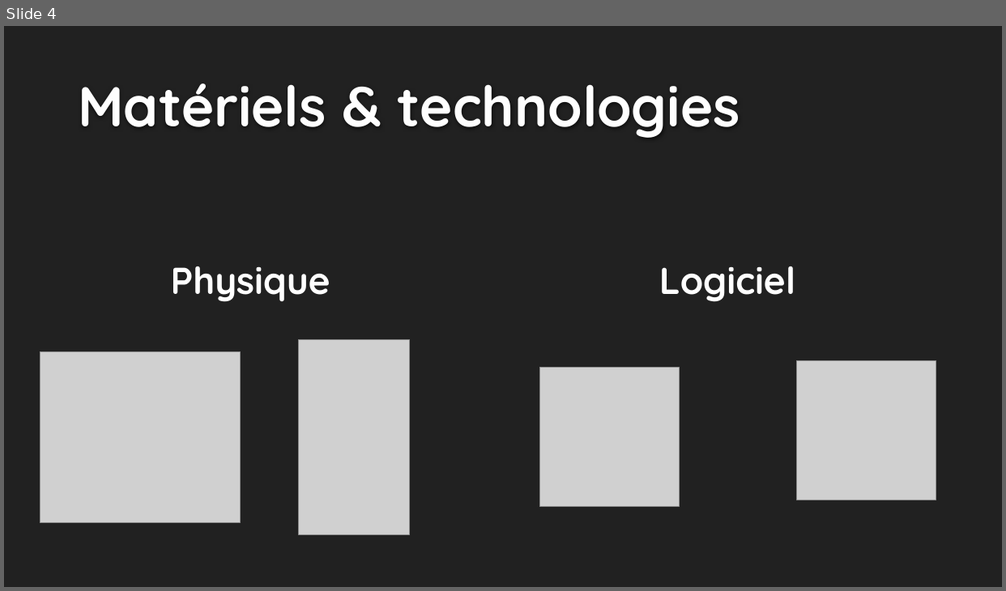
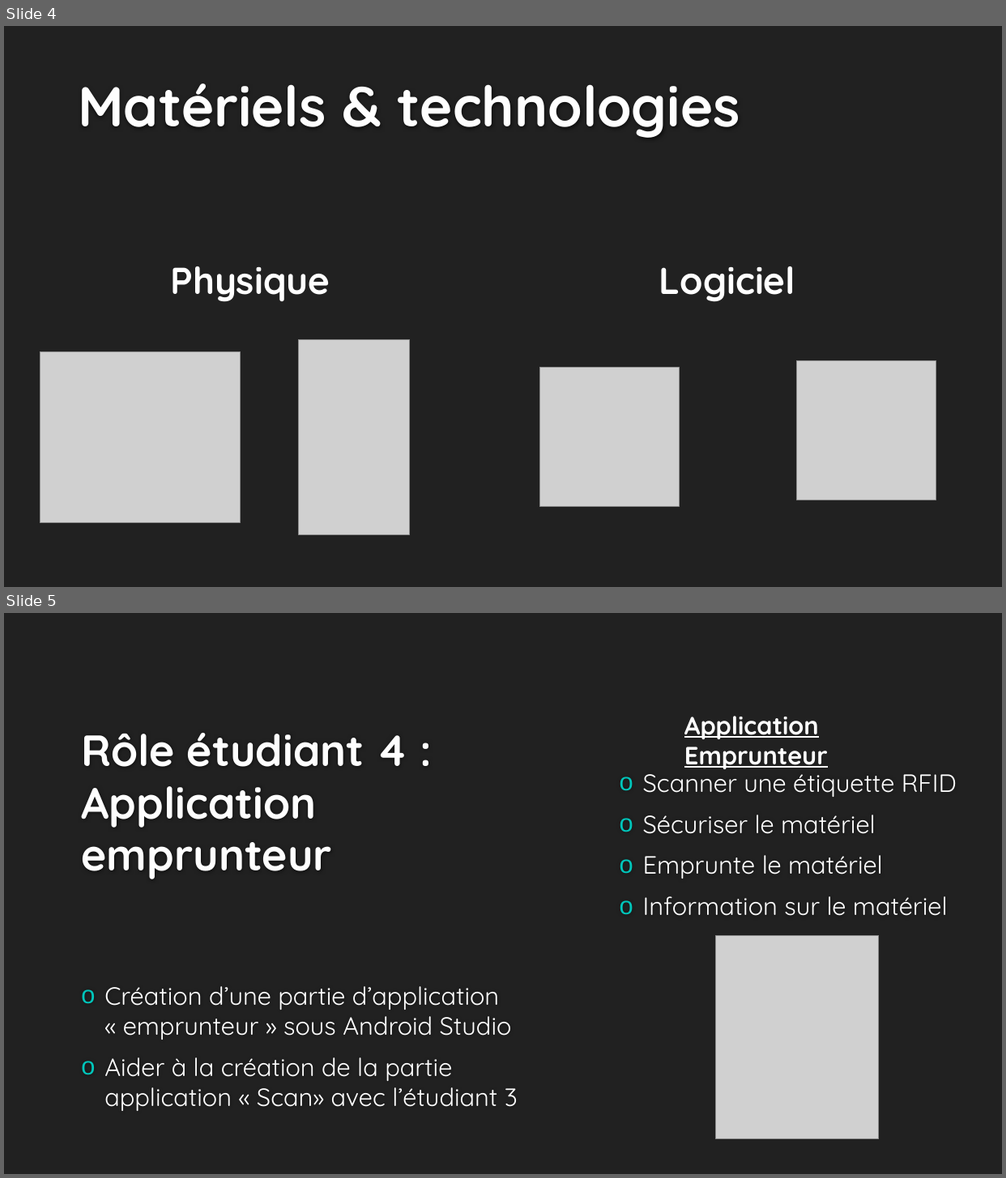
Before and after one commit to Wyrrain/Projet_Bts, a slide deck: Revue n1/Presentation du projet SFL2 (Pierre).pptx. Shown one above the other, each under a label of ours: slide 4 before the commit, slides 4 and 5 after it. The pictures are 1006x591 and 1006x1178 pixels, drawn with LibreOffice and Linux fonts; fonts in the diff are those of the drawing; grey boxes stand for pictures; background and template pictures are left out. Boxes give left, top, right and bottom in pixels: in the first picture for what was removed or moved away, otherwise in the second. Text is boxed around its words. In the diff, an @@ line names an element or a change of style, - is before the commit and + after.

```diff
--- a/Revue n1/Presentation du projet SFL2 (Pierre).pptx
+++ b/Revue n1/Presentation du projet SFL2 (Pierre).pptx
@@ slide 5 added at (4, 613, 1002, 1174), background #212121 @@
@@ title added at (81, 733, 407, 879), 42 pt, text #FEFEFE, bold @@
+Rôle étudiant 4 :
+Application emprunteur
@@ text added at (684, 716, 828, 769), 24 pt, text #FFFFFF, bold, underline @@
+Application Emprunteur
@@ text added at (643, 766, 957, 916), 24 pt, text #FFFFFF @@
+o Scanner une étiquette RFID
+o Sécuriser le matériel
+o Emprunte le matériel
+o Information sur le matériel
@@ picture added at (716, 935, 879, 1139) @@
@@ text added at (104, 986, 518, 1111), 24 pt, text #FFFFFF @@
+o Création d’une partie d’application « emprunteur » sous Android Studio
+o Aider à la création de la partie application « Scan» avec l’étudiant 3
```
Also in this commit, not shown: 1 other slide added.
